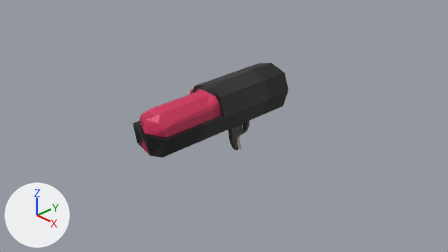
The Blender file client/3d_blender/masterblaster/masterblaster.blend, before and after one commit.
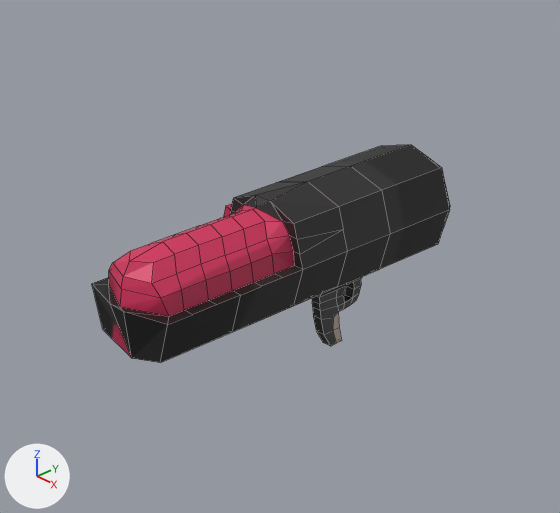
There are two pictures of each version: one from the file's camera 'Camera', one close up on the part from 21% to 75% of the width and 0% to 88% of the height. Lighting does not change. The marker at lower left points along +X, +Y and +Z. The close-ups show mesh edges as thin lines.

Names of what the first close-up shows: 'Masterblaster'.
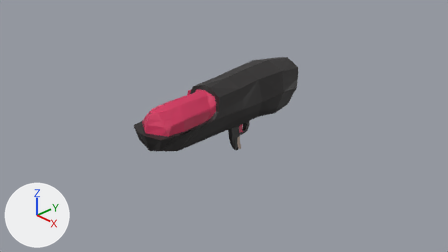
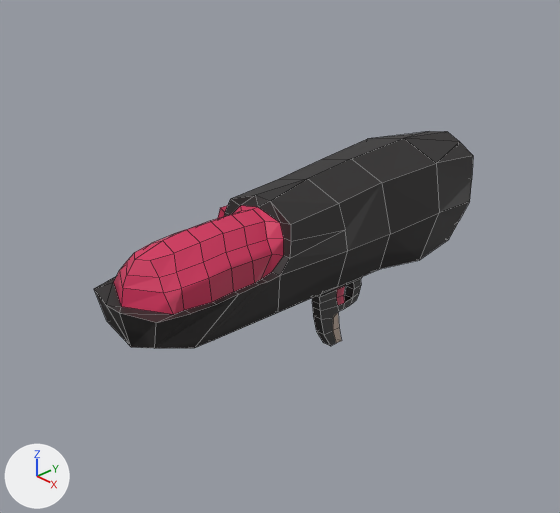
Boxes [x1, y1, x2, y2] around the edits, measured in the close-ups (560 x 513 px):
'Masterblaster', reshaped: before [92, 145, 450, 363]; after [94, 131, 473, 348]
part 1 of me_cube_001, built on: before [92, 145, 450, 363]; after [94, 131, 473, 348]
part 2 of me_cube_001, surface changed (black to red): [333, 264, 381, 308] in both

The edits, one by one:
me_cube_001 is used by ob_masterblaster; location (0.0, -0.216, 0.393); rotation (0.0, 0.0, -1.571), in degrees (0, 0, -90); scale (1.45, 1.45, 1.45).
me_cube_001 had 211 vertices, 213 faces and spanned x -1.1..1.07, y -0.32..0.3, z -0.68..0.3.
me_cube_001 now has 233 vertices, 247 faces and spans x -1.31..1.09, y -0.34..0.34, z -0.68..0.36.
Part 1, on me_cube_001:
1 vertex is removed from x -1.1, y 0.0, z 0.0.
14 faces are deleted.
8 vertices in x 0.39..0.85, y -0.24..0.3, z 0.0..0.22 move by (0.0, -0.01, 0.0).
7 vertices in x -0.2..0.62, y -0.23..0.23, z 0.16..0.3 move by (0.0, 0.0, 0.02).
7 vertices in x 0.12, y -0.32..0.26, z 0.08..0.17 move by (0.04, 0.0, 0.0).
6 vertices in x 0.12..1.07, y -0.23..0.23, z 0.0..0.23 move by (0.02, 0.0, 0.0).
6 vertices in x 0.33..0.83, y 0.0..0.21, z 0.09..0.26 move by (0.0, 0.0, 0.01).
5 vertices in x -0.2..0.85, y -0.3..0.27, z 0.0..0.12 move by (0.0, 0.01, 0.0).
68 vertices move from x -1.0..1.05, y -0.3..0.3, z -0.3..0.3 to x -1.31..1.04, y -0.3..0.3, z -0.3..0.35.
23 vertices are added at x -1.17..-0.77, y -0.34..0.34, z -0.33..0.36.
48 new faces join them.
me_cube_001 part 2: 140 kept faces spanning x -1.31..1.09, y -0.3..0.3, z -0.68..0.35 get new texture (UV) coordinates.
